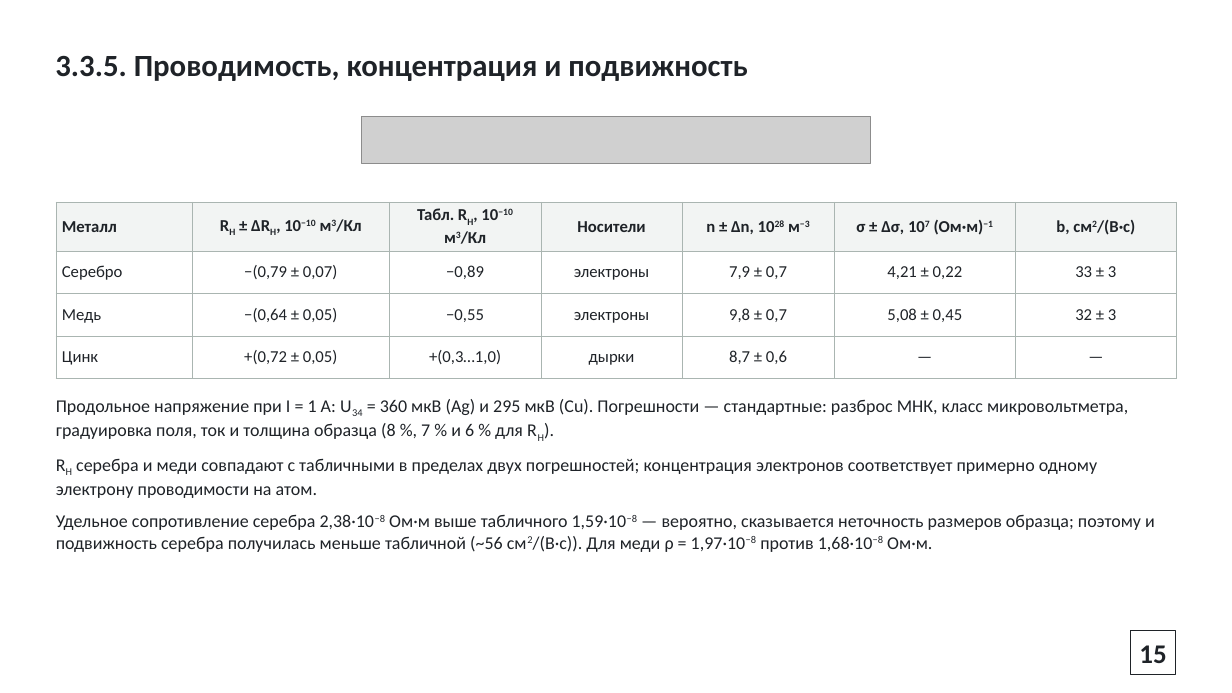
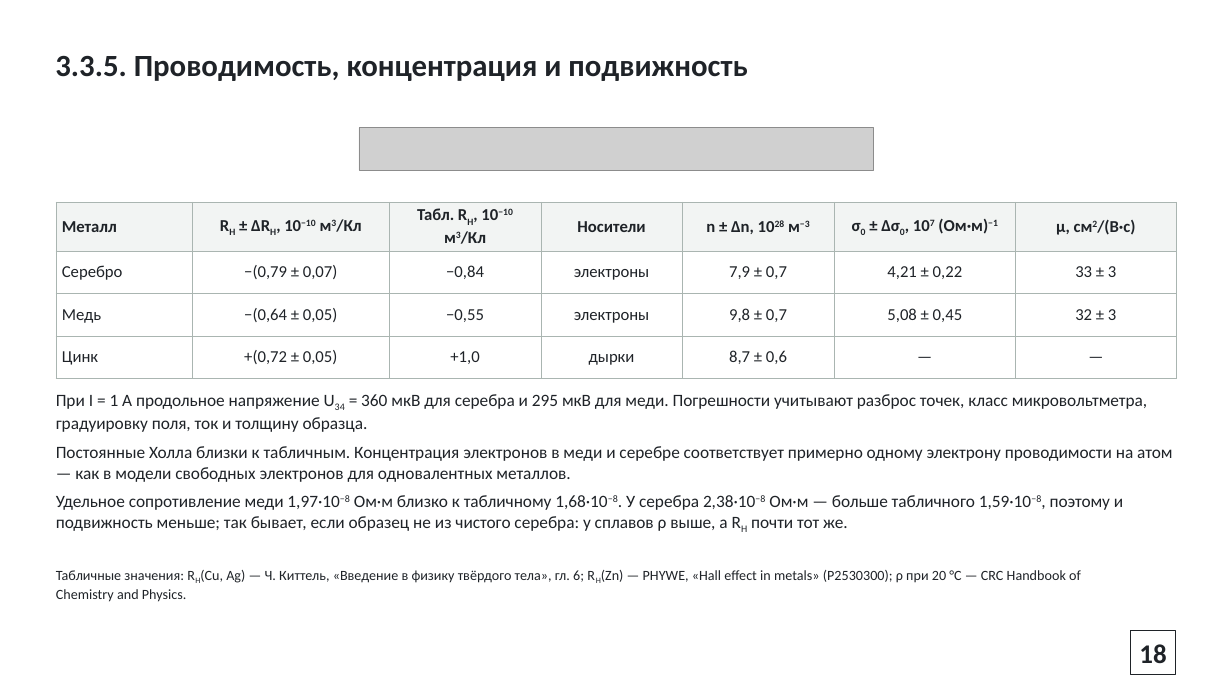
Before and after one commit to Kredos9107/zxc, a slide deck: slide 18 of labs/2 курс/3.3.5/3.3.6 + 3.3.5 Магнетосопротивление и эффект Холла.pptx (slide 15 before the commit). Drawn at 1232x693 pixels with LibreOffice and Linux fonts; fonts in the diff are those of the drawing; grey boxes stand for pictures. Boxes give left, top, right and bottom in pixels: in the first picture for what was removed or moved away, otherwise in the second. Text is boxed around its words. In the diff, an @@ line names an element or a change of style, - is before the commit and + after.

```diff
--- a/labs/2 курс/3.3.5/3.3.6 + 3.3.5 Магнетосопротивление и эффект Холла.pptx
+++ b/labs/2 курс/3.3.5/3.3.6 + 3.3.5 Магнетосопротивление и эффект Холла.pptx
@@ picture resized from (x1=361, y1=116, x2=872, y2=164) to (x1=360, y1=128, x2=873, y2=170) @@
@@ table at (x1=55, y1=202, x2=1177, y2=372) @@
-row 1, column 6: σ ± Δσ, 107 (Ом·м)−1
+row 1, column 6: σ0 ± Δσ0, 107 (Ом·м)−1
-row 1, column 7: b, см2/(В·с)
+row 1, column 7: μ, см2/(В·с)
-row 2, column 3: −0,89
+row 2, column 3: −0,84
-row 4, column 3: +(0,3…1,0)
+row 4, column 3: +1,0
@@ text at (x1=56, y1=394, x2=1172, y2=531): text changed; size 14 to 13.5 pt @@
-Продольное напряжение при I = 1 А: U34 = 360 мкВ (Ag) и 295 мкВ (Cu). Погрешности — стандартные: разброс МНК, класс микровольтметра, градуировка поля, ток и толщина образца (8 %, 7 % и 6 % для RH).
-RH серебра и меди совпадают с табличными в пределах двух погрешностей; концентрация электронов соответствует примерно одному электрону проводимости на атом.
-Удельное сопротивление серебра 2,38·10−8 Ом·м выше табличного 1,59·10−8 — вероятно, сказывается неточность размеров образца; поэтому и подвижность серебра получилась меньше табличной (~56 см2/(В·с)). Для меди ρ = 1,97·10−8 против 1,68·10−8 Ом·м.
+При I = 1 А продольное напряжение U34 = 360 мкВ для серебра и 295 мкВ для меди. Погрешности учитывают разброс точек, класс микровольтметра, градуировку поля, ток и толщину образца.
+Постоянные Холла близки к табличным. Концентрация электронов в меди и серебре соответствует примерно одному электрону проводимости на атом — как в модели свободных электронов для одновалентных металлов.
+Удельное сопротивление меди 1,97·10−8 Ом·м близко к табличному 1,68·10−8. У серебра 2,38·10−8 Ом·м — больше табличного 1,59·10−8, поэтому и подвижность меньше; так бывает, если образец не из чистого серебра: у сплавов ρ выше, а RH почти тот же.
@@ text added at (x1=56, y1=570, x2=1081, y2=602), 11 pt, text #1F2328 @@
+Табличные значения: RH(Cu, Ag) — Ч. Киттель, «Введение в физику твёрдого тела», гл. 6; RH(Zn) — PHYWE, «Hall effect in metals» (P2530300); ρ при 20 °C — CRC Handbook of Chemistry and Physics.
@@ text in rectangle at (x1=1139, y1=644, x2=1166, y2=663): text changed @@
-15
+18
```
Also in this commit, not shown: 5 other slides changed, 6 slides added, 3 slides removed.
